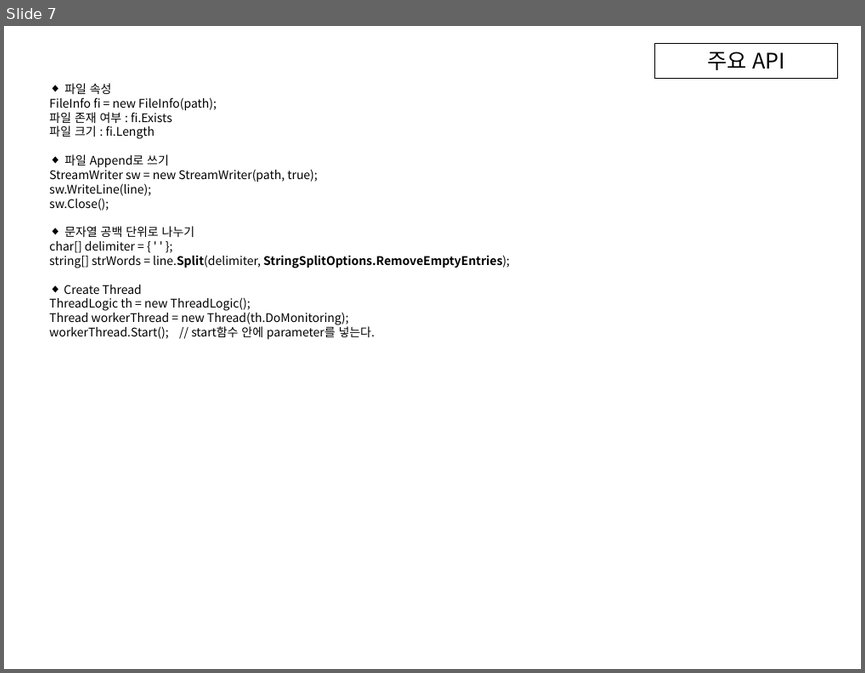
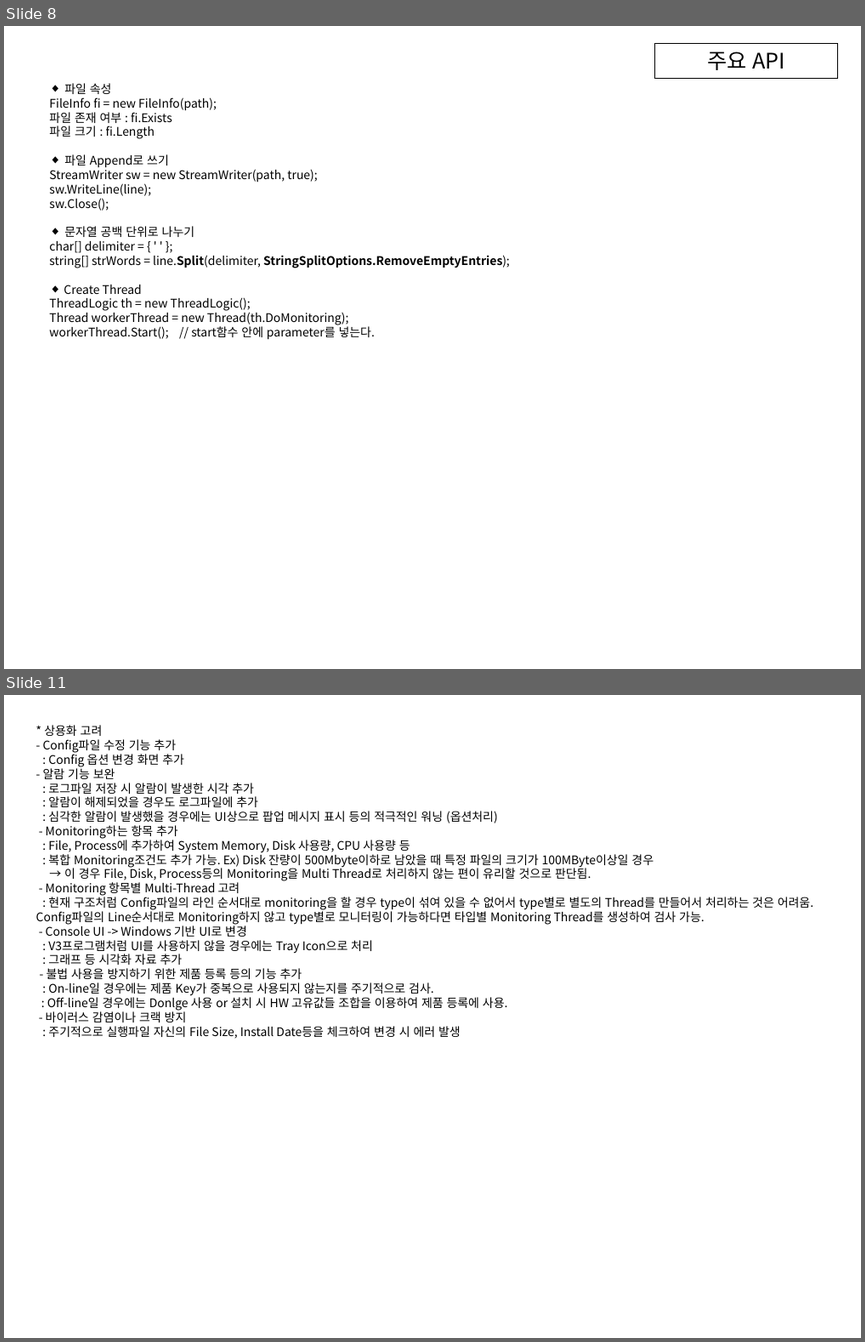
Before and after one commit to ambidext/CS_ConsoleGit, a slide deck: Monitoring/Flowchart.pptx. Shown one above the other, each under a label of ours: slide 7 before the commit, slides 8 and 11 after it; the slides between them are not shown. The pictures are 865x673 and 865x1342 pixels, drawn with LibreOffice and Linux fonts; fonts in the diff are those of the drawing. Boxes give left, top, right and bottom in pixels: in the first picture for what was removed or moved away, otherwise in the second. Text is boxed around its words. In the diff, an @@ line names an element or a change of style, - is before the commit and + after.

```diff
--- a/Monitoring/Flowchart.pptx
+++ b/Monitoring/Flowchart.pptx
@@ slide 11 added at [4, 695, 861, 1338], background #FFFFFF @@
@@ text added at [36, 725, 813, 1038], 10 pt, text #000000 @@
+* 상용화 고려
+- Config파일 수정 기능 추가
+: Config 옵션 변경 화면 추가
+- 알람 기능 보완
+: 로그파일 저장 시 알람이 발생한 시각 추가
+: 알람이 해제되었을 경우도 로그파일에 추가
+: 심각한 알람이 발생했을 경우에는 UI상으로 팝업 메시지 표시 등의 적극적인 워닝 (옵션처리)
+- Monitoring하는 항목 추가
+: File, Process에 추가하여 System Memory, Disk 사용량, CPU 사용량 등
+: 복합 Monitoring조건도 추가 가능. Ex) Disk 잔량이 500Mbyte이하로 남았을 때 특정 파일의 크기가 100MByte이상일 경우
+→ 이 경우 File, Disk, Process등의 Monitoring을 Multi Thread로 처리하지 않는 편이 유리할 것으로 판단됨.
+- Monitoring 항목별 Multi-Thread 고려
+: 현재 구조처럼 Config파일의 라인 순서대로 monitoring을 할 경우 type이 섞여 있을 수 없어서 type별로 별도의 Thread를 만들어서 처리하는 것은 어려움. Config파일의 Line순서대로 Monitoring하지 않고 type별로 모니터링이 가능하다면 타입별 Monitoring Thread를 생성하여 검사 가능.
+- Console UI -> Windows 기반 UI로 변경
+: V3프로그램처럼 UI를 사용하지 않을 경우에는 Tray Icon으로 처리
+: 그래프 등 시각화 자료 추가
+- 불법 사용을 방지하기 위한 제품 등록 등의 기능 추가
+: On-line일 경우에는 제품 Key가 중복으로 사용되지 않는지를 주기적으로 검사.
+: Off-line일 경우에는 Donlge 사용 or 설치 시 HW 고유값들 조합을 이용하여 제품 등록에 사용.
+- 바이러스 감염이나 크랙 방지
+: 주기적으로 실행파일 자신의 File Size, Install Date등을 체크하여 변경 시 에러 발생
@@ what was slide 7 is now slide 8 @@
```
Also in this commit, not shown: 4 slides changed, 3 other slides added, 4 other files.
